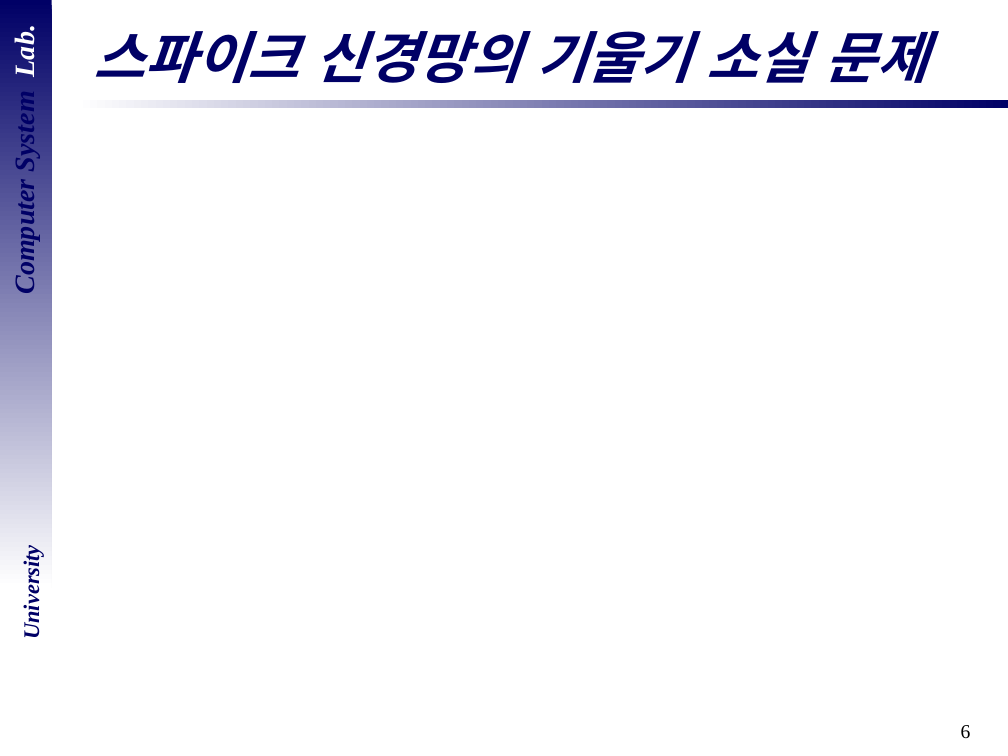
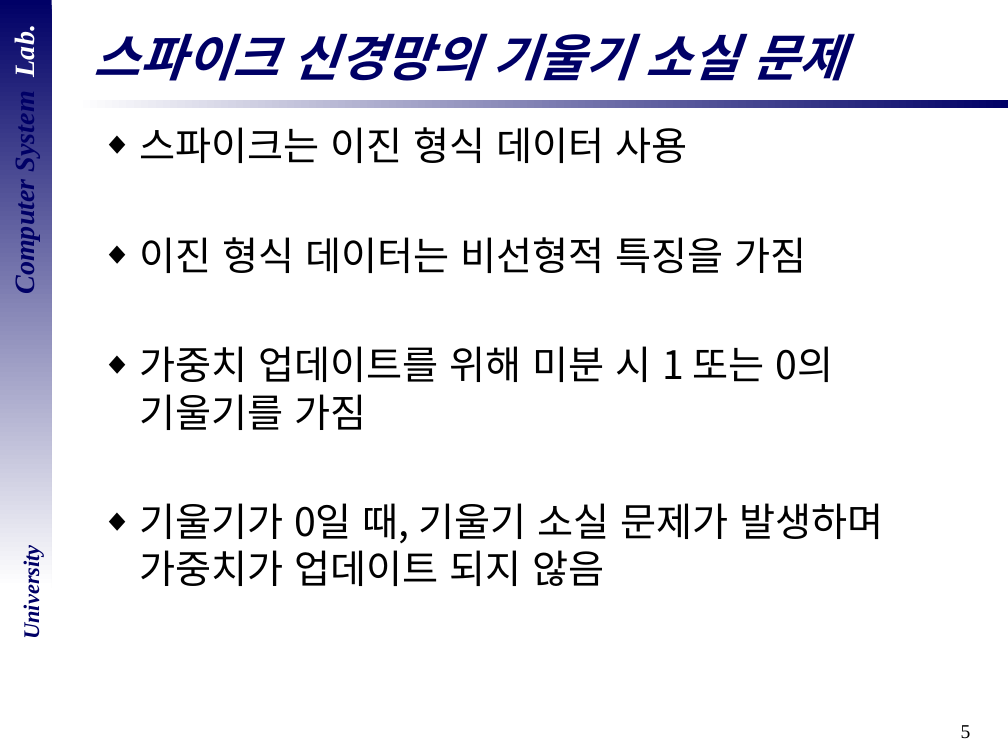
Before and after one commit to DevelopLee20/SNN, a slide deck: slide 5 of cs semina/졸업 논문 심사.pptx (slide 6 before the commit). Drawn at 1008x756 pixels with LibreOffice and Linux fonts; fonts in the diff are those of the drawing; background and template pictures are left out. Boxes give left, top, right and bottom in pixels: in the first picture for what was removed or moved away, otherwise in the second. Text is boxed around its words. In the diff, an @@ line names an element or a change of style, - is before the commit and + after.

```diff
--- a/cs semina/졸업 논문 심사.pptx
+++ b/cs semina/졸업 논문 심사.pptx
@@ title "스파이크 신경망의 기울기 소실 문제" at box(93, 33, 846, 81): size 40 to 36 pt @@
@@ text added at box(139, 127, 884, 586), 28 pt, text #000000 @@
+◆ 스파이크는 이진 형식 데이터 사용
+◆ 이진 형식 데이터는 비선형적 특징을 가짐
+◆ 가중치 업데이트를 위해 미분 시 1 또는 0의
+  기울기를 가짐
+◆ 기울기가 0일 때, 기울기 소실 문제가 발생하며 가중치가 업데이트 되지 않음
@@ page number at box(961, 725, 971, 739): text changed @@
-6
+5
```
Also in this commit, not shown: 10 other slides changed.
